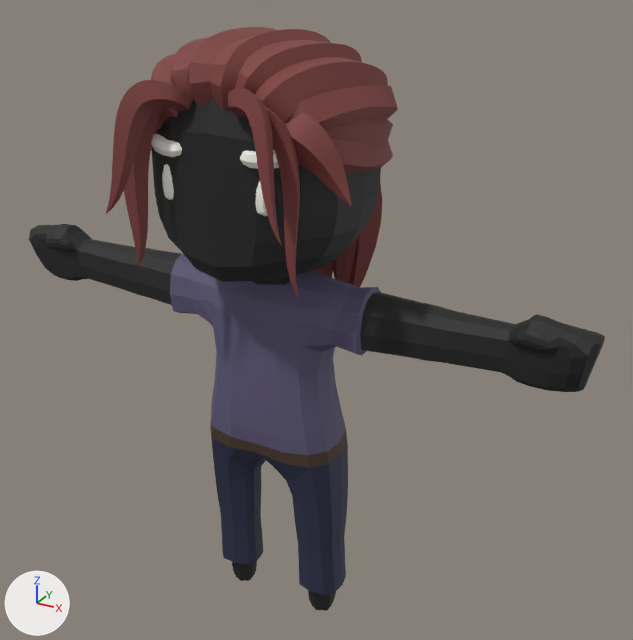
The glTF model games/unrecalled/art/models/trader.glb: old version first, new version second.
Before and after are seen from a 50 mm camera at (2.17, -3.5, 3.56) aimed at (0.14, 0.19, 1.72). The lights are fixed; the arrows at lower left show +X, +Y and +Z. The picture after the commit comes second.

Objects in the first picture: 'Body'.
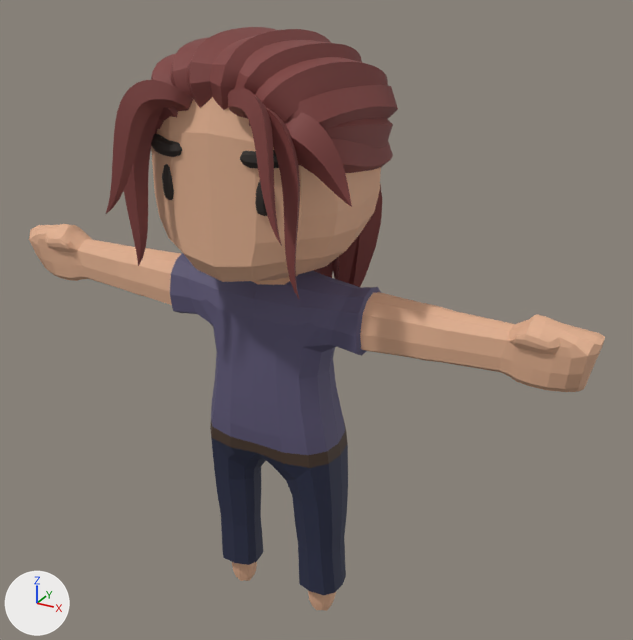
The change, as JSON lines over the scene's bpy script:
```json
{"op": "set", "path": "mat_skin.base_color", "old": "(0.0134, 0.0134, 0.0134)", "new": "(0.761, 0.434, 0.275)", "note": "black #1f1f1f -> beige #e2b08f"}
{"op": "set", "path": "mat_face.base_color", "old": "(1.0, 1.0, 0.94)", "new": "(0.0242, 0.0176, 0.0144)", "note": "white #fffff8 -> black #2b2420"}
```

Pixel boxes [x1, y1, x2, y2] of what changed, in the pictures (633 x 640 px):
```json
{"object": "Body", "change": "recoloured", "before": [29, 94, 605, 611], "after": [29, 94, 605, 611], "on screen": "black to beige"}
```
